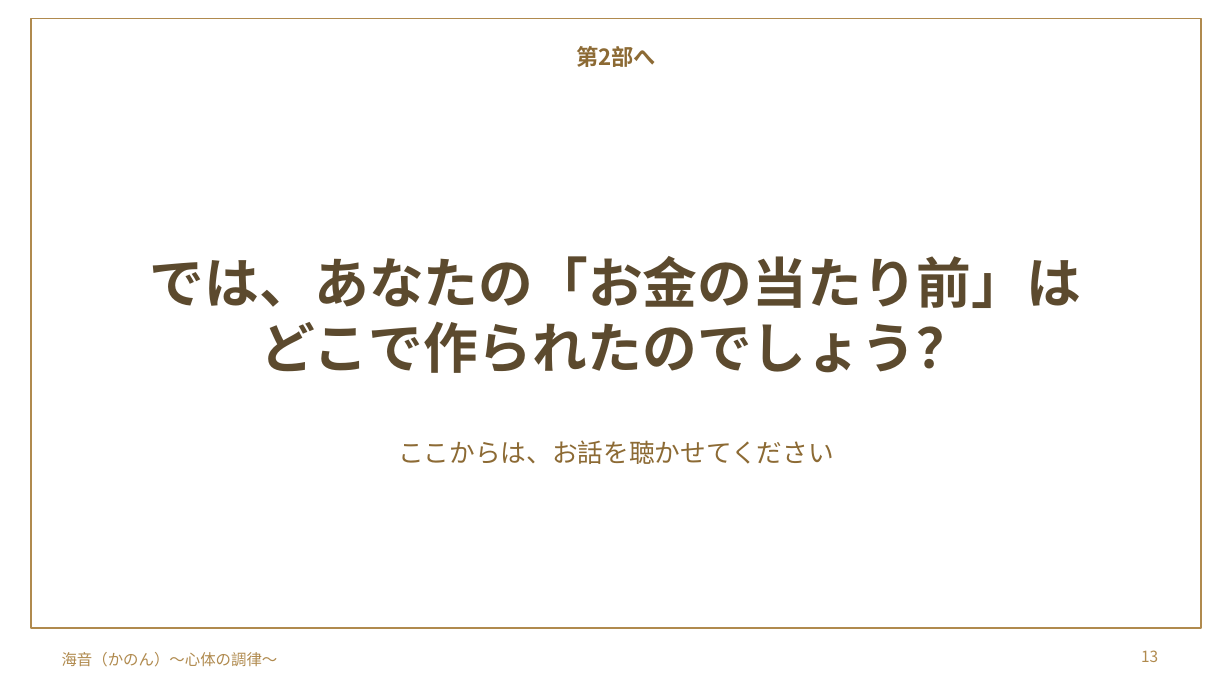
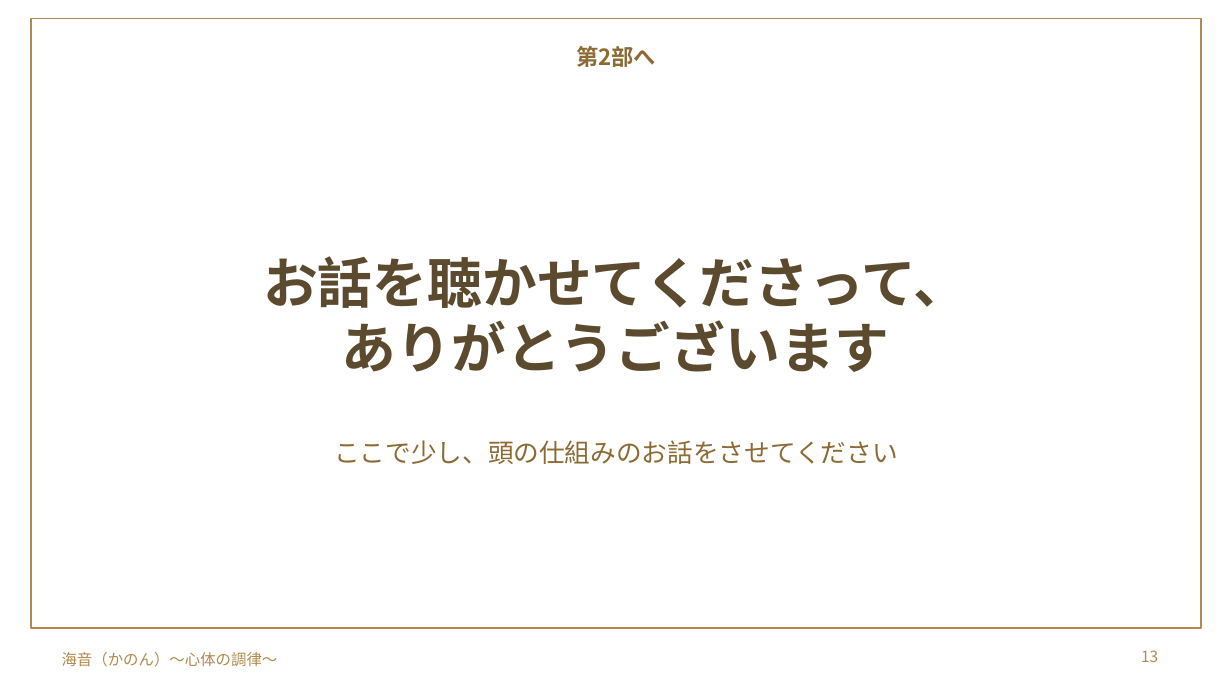
Before and after one commit to y-takahashi-cmd/MyBrain, a slide deck: slide 13 of 20_Projects/海音_心体の調律/単発/仁部あきえさん/20261028_仁部あきえさん_お金のブロック単発セッション.pptx. Drawn at 1232x693 pixels with LibreOffice and Linux fonts; fonts in the diff are those of the drawing; background and template pictures are left out. Boxes give left, top, right and bottom in pixels: in the first picture for what was removed or moved away, otherwise in the second. Text is boxed around its words. In the diff, an @@ line names an element or a change of style, - is before the commit and + after.

```diff
--- a/20_Projects/海音_心体の調律/単発/仁部あきえさん/20261028_仁部あきえさん_お金のブロック単発セッション.pptx
+++ b/20_Projects/海音_心体の調律/単発/仁部あきえさん/20261028_仁部あきえさん_お金のブロック単発セッション.pptx
@@ title at <box>263,256,968,372</box>: text changed @@
-では、あなたの「お金の当たり前」は
-どこで作られたのでしょう？
+お話を聴かせてくださって、
+ありがとうございます
@@ text at <box>334,440,898,464</box>: text changed @@
-ここからは、お話を聴かせてください
+ここで少し、頭の仕組みのお話をさせてください
```
Also in this commit, not shown: 11 other slides changed, 2 slides added, 1 other file.
